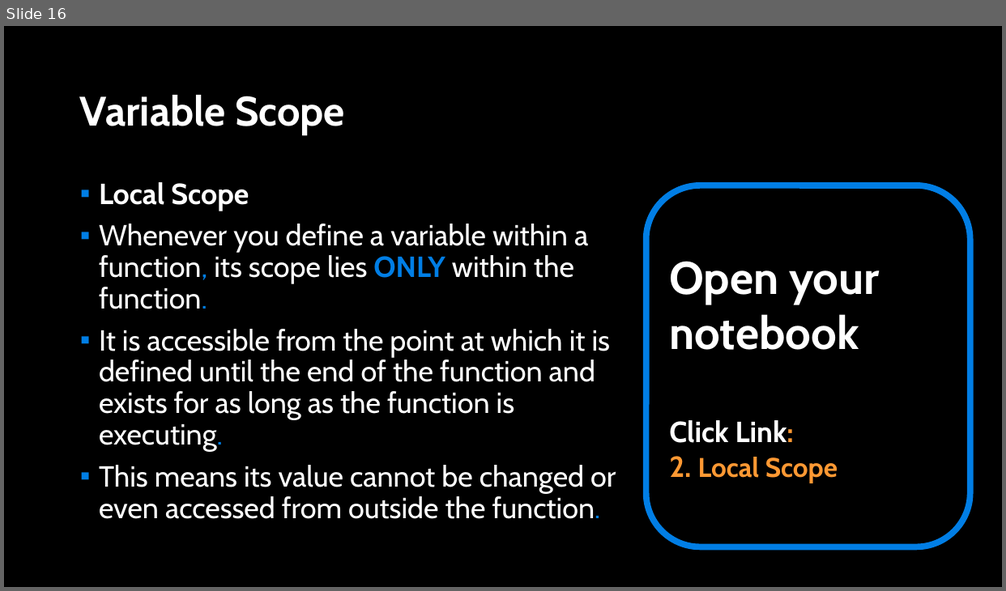
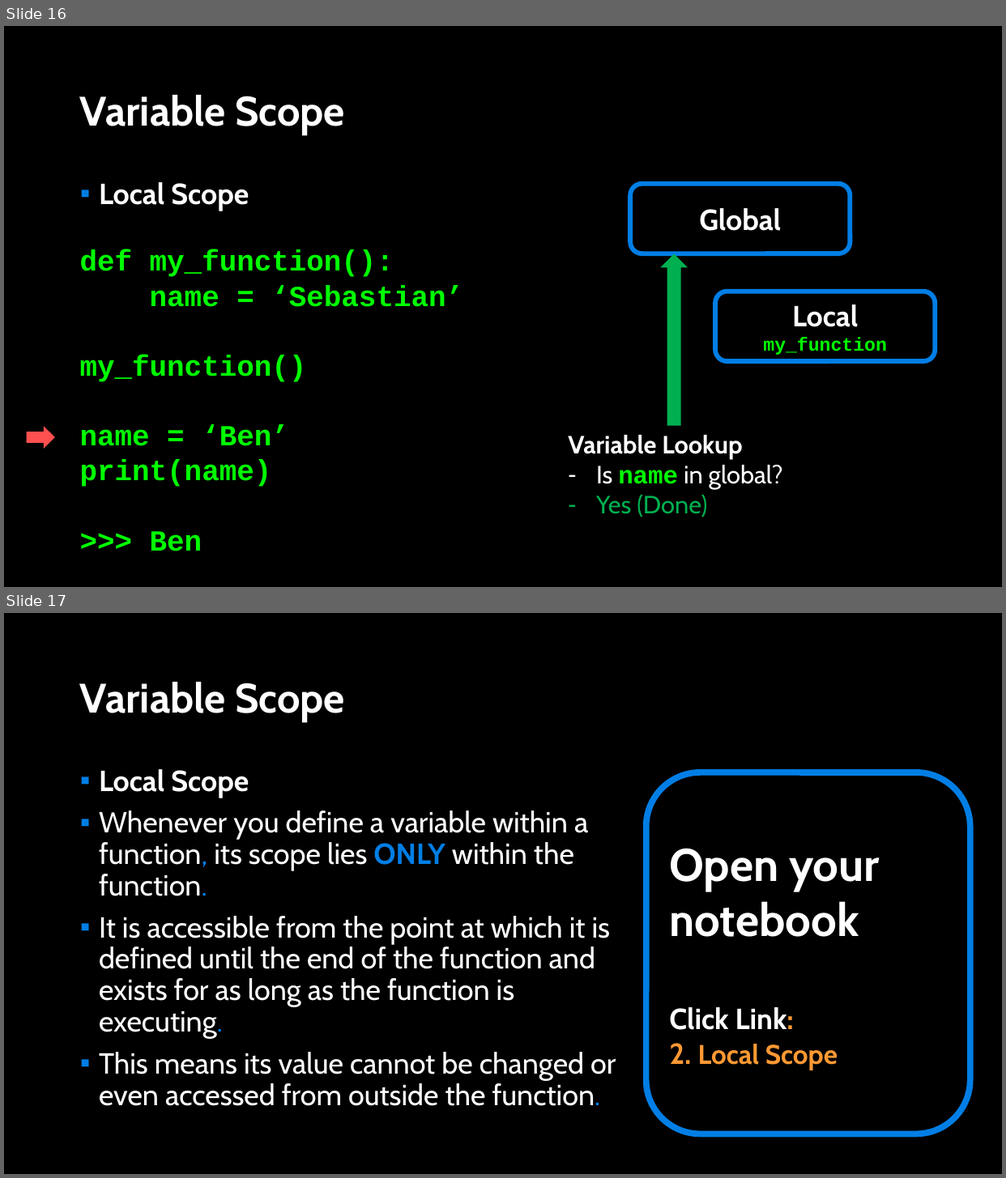
Before and after one commit to APS106/APS106-winter-2023-kinsella-goodfellow, a slide deck: lectures/week2/lecture2/slides/week2_lecture2.pptx. Shown one above the other, each under a label of ours: slide 16 before the commit, slides 16 and 17 after it. The pictures are 1006x591 and 1006x1178 pixels, drawn with LibreOffice and Linux fonts; fonts in the diff are those of the drawing; background and template pictures are left out. Boxes give left, top, right and bottom in pixels: in the first picture for what was removed or moved away, otherwise in the second. Text is boxed around its words. In the diff, an @@ line names an element or a change of style, - is before the commit and + after.

```diff
--- a/lectures/week2/lecture2/slides/week2_lecture2.pptx
+++ b/lectures/week2/lecture2/slides/week2_lecture2.pptx
@@ slide 16 added at box(4, 26, 1002, 587), background picture (left out) @@
@@ title added at box(80, 95, 345, 135), 39.6 pt, text #FFFFFF, bold @@
+Variable Scope
@@ text added at box(99, 182, 249, 211), 28 pt, text #FFFFFF, bold @@
+▪ Local Scope
@@ rounded rectangle added at box(631, 184, 850, 254), outline #017EE5 4.5 pt, 28 pt, text #FFFFFF, bold @@
+Global
@@ text added at box(80, 250, 463, 552), 28 pt, text #00FF00, bold @@
+def my_function():
+name = ‘Sebastian’
+my_function()
+name = ‘Ben’
+print(name)
+>>> Ben
@@ right arrow added at box(660, 254, 688, 426), fill #00B050 @@
@@ rounded rectangle added at box(715, 292, 936, 362), outline #017EE5 4.5 pt, 18 pt, text #00FF00, bold @@
+Local
+my_function
@@ right arrow added at box(27, 426, 55, 449), fill #FF5050 @@
@@ text added at box(568, 435, 783, 517), 24 pt, text #FFFFFF @@
+Variable Lookup
+– Is name in global?
+– Yes (Done)
@@ what was slide 16 is now slide 17 @@
```
Also in this commit, not shown: 2 slides changed, 4 other files.
